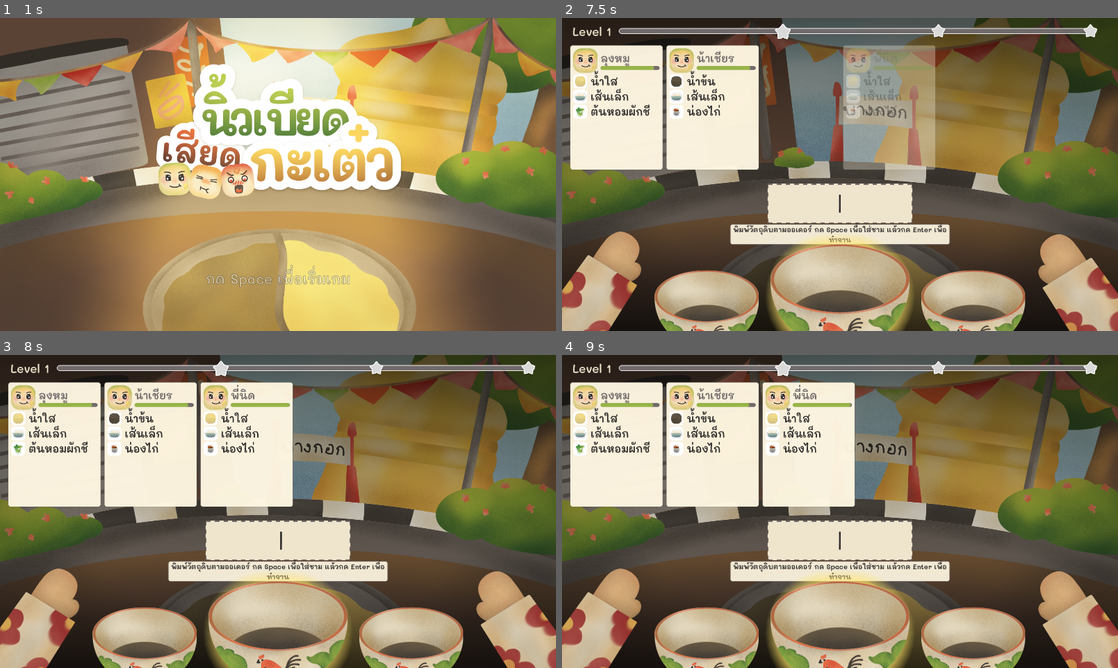
Above: before the commit, frames 1-4 (two rows, left to right).
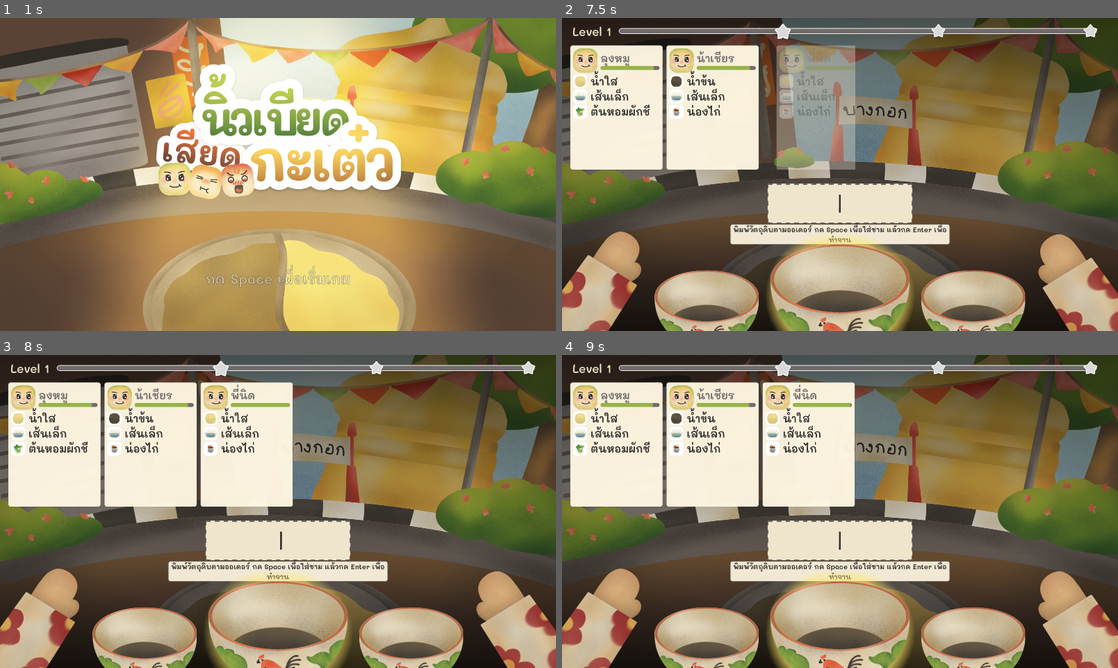
Above: after the commit, the same moments.

Repository: pcpaugust/video-game
Game: Godot game, scene res://scenes/main/MainMenu.tscn
The game is run twice, just before and just after one commit, with the same random seed, the same clock (stepped at 60 frames per second) and the same inputs. Sound files missing from this copy of the repository are replaced by a short silence.
Inputs:
- Up to frame 1 (1 s): tap Enter at 0.5, 0.6 s; tap Space at 0.77 s
- Up to frame 2 (7.5 s): tap Backspace at 1.35, 3.6, 5.1, 6.6 s; tap Space at 1.52, 2, 3.77, 4.25, 4.52, 5.27, 5.75, 6.77 s; tap Enter at 2.1, 3.5, 4.35, 5, 5.85, 7.35 s; click "X" at 2.75 s
- Up to frame 3 (8 s): tap Space at 7.52 s
- Up to frame 4 (9 s): tap Backspace at 8.1 s; tap Space at 8.27 s; tap Enter at 8.85 s

Frame 1 is identical in both runs. In frame 2, 10% of the frame differs, in the area x 38-68%, y 8-49%; in frame 3, less than 0.1%; in frame 4, less than 0.1%.

Commit message:
fix: adjust card positioning and size in order queue

Diff:
--- a/scripts/ui/order_queue.gd
+++ b/scripts/ui/order_queue.gd
@@ -15,8 +15,11 @@
 
 		var wrapper = Control.new()
 		wrapper.custom_minimum_size = card.custom_minimum_size
+		wrapper.clip_contents = true
 		queue.add_child(wrapper)
 		wrapper.add_child(card)
+		card.position = Vector2.ZERO
+		card.size = card.custom_minimum_size
 
 		if card.has_method("update_from_data"):
 			card.update_from_data(
@@ -29,7 +32,7 @@
 			)
 
 		if "is_new" in c and c.is_new:
-			card.position.x = 1920
+			card.position.x = card.custom_minimum_size.x + queue.get_theme_constant("separation")
 			card.modulate = Color(1, 1, 1, 0)
 			var tween = create_tween()
 			tween.set_parallel(true)
